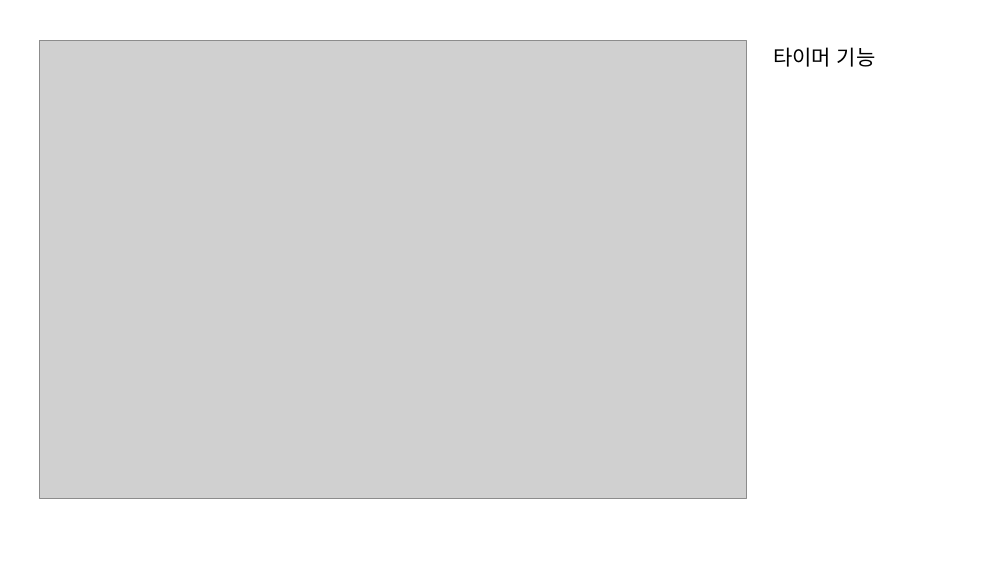
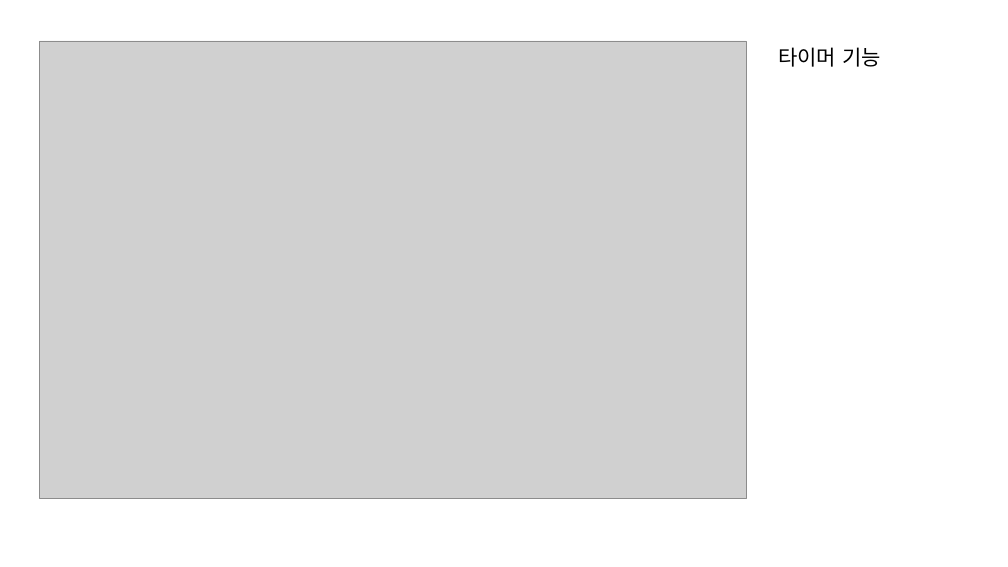
Before and after one commit to naaaaaru/robit_QT_project, a slide deck: slide 8 of QT프로젝트-체스.pptx. Drawn at 1008x567 pixels with LibreOffice and Linux fonts; fonts in the diff are those of the drawing; grey boxes stand for pictures. Boxes give left, top, right and bottom in pixels: in the first picture for what was removed or moved away, otherwise in the second. Text is boxed around its words. In the diff, an @@ line names an element or a change of style, - is before the commit and + after.

```diff
--- a/QT프로젝트-체스.pptx
+++ b/QT프로젝트-체스.pptx
@@ text "타이머 기능": place and size @@
-text "타이머 기능" at (773,47,876,67)
+text "타이머 기능" at (778,47,881,67)
```
Also in this commit, not shown: 14 other slides changed, 1 other file.
